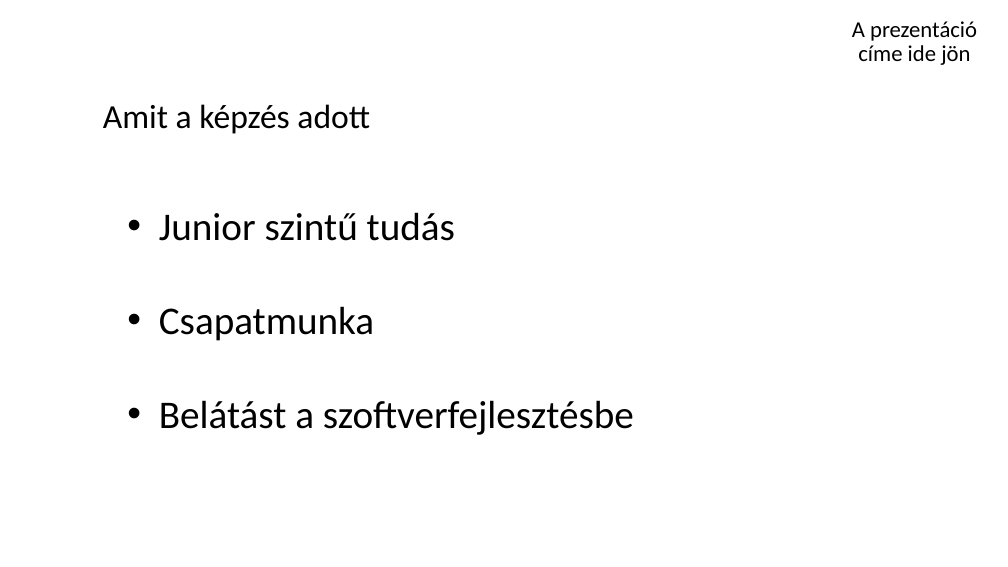
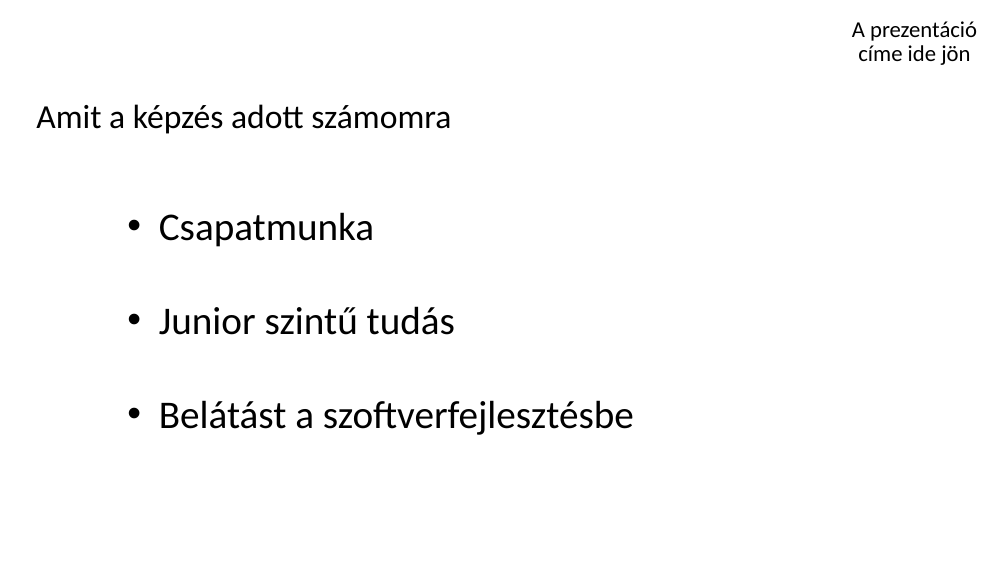
Before and after one commit to schonherz-java-ee-2016-spring/sandbox, a slide deck: slide 7 of krisztianerdei/erdeiKrisztián 0.01.pptx. Drawn at 1008x567 pixels with LibreOffice and Linux fonts; fonts in the diff are those of the drawing; background and template pictures are left out. Boxes give left, top, right and bottom in pixels: in the first picture for what was removed or moved away, otherwise in the second. Text is boxed around its words. In the diff, an @@ line names an element or a change of style, - is before the commit and + after.

Commit message:
01 ppt

```diff
--- a/krisztianerdei/erdeiKrisztián 0.01.pptx
+++ b/krisztianerdei/erdeiKrisztián 0.01.pptx
@@ subtitle at box(36, 104, 451, 134): text changed @@
-Amit a képzés adott
+Amit a képzés adott számomra
@@ text at box(159, 212, 374, 247): paragraph added @@
+• Csapatmunka
@@ text at box(159, 306, 374, 341): paragraph removed @@
-• Csapatmunka
```
Also in this commit, not shown: 5 other slides changed.
